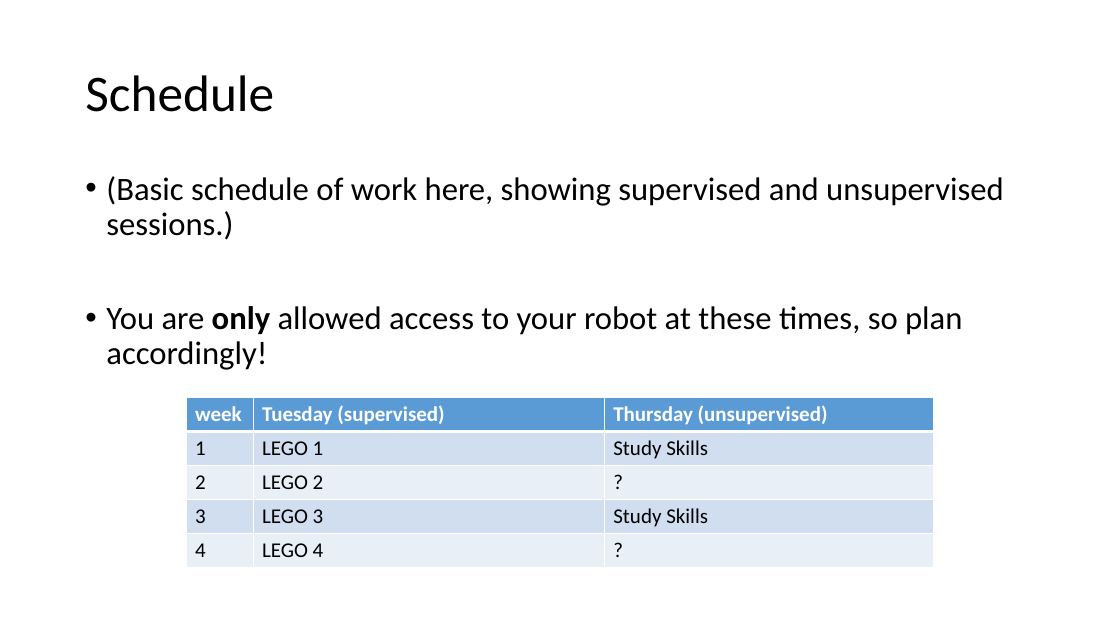
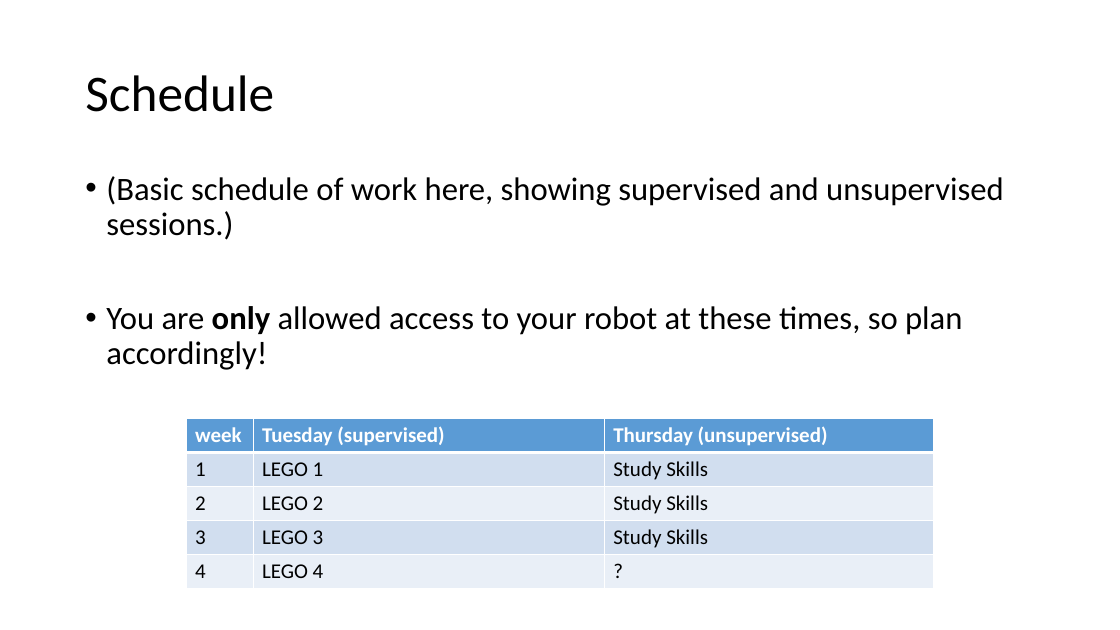
Before and after one commit to Falmouth-Games-Academy/lego-space-challenge, a slide deck: slide 5 of LEGO slides 1.pptx. Drawn at 1120x630 pixels with LibreOffice and Linux fonts; fonts in the diff are those of the drawing. Boxes give left, top, right and bottom in pixels: in the first picture for what was removed or moved away, otherwise in the second. Text is boxed around its words. In the diff, an @@ line names an element or a change of style, - is before the commit and + after.

```diff
--- a/LEGO slides 1.pptx
+++ b/LEGO slides 1.pptx
@@ table at <box>187,418,933,589</box> @@
-row 3, column 3: ?
+row 3, column 3: Study Skills
@@ table: place and size @@
-table at <box>187,397,933,568</box>
+table at <box>187,418,933,589</box>
```
Also in this commit, not shown: 4 other slides changed, 1 slide added.
